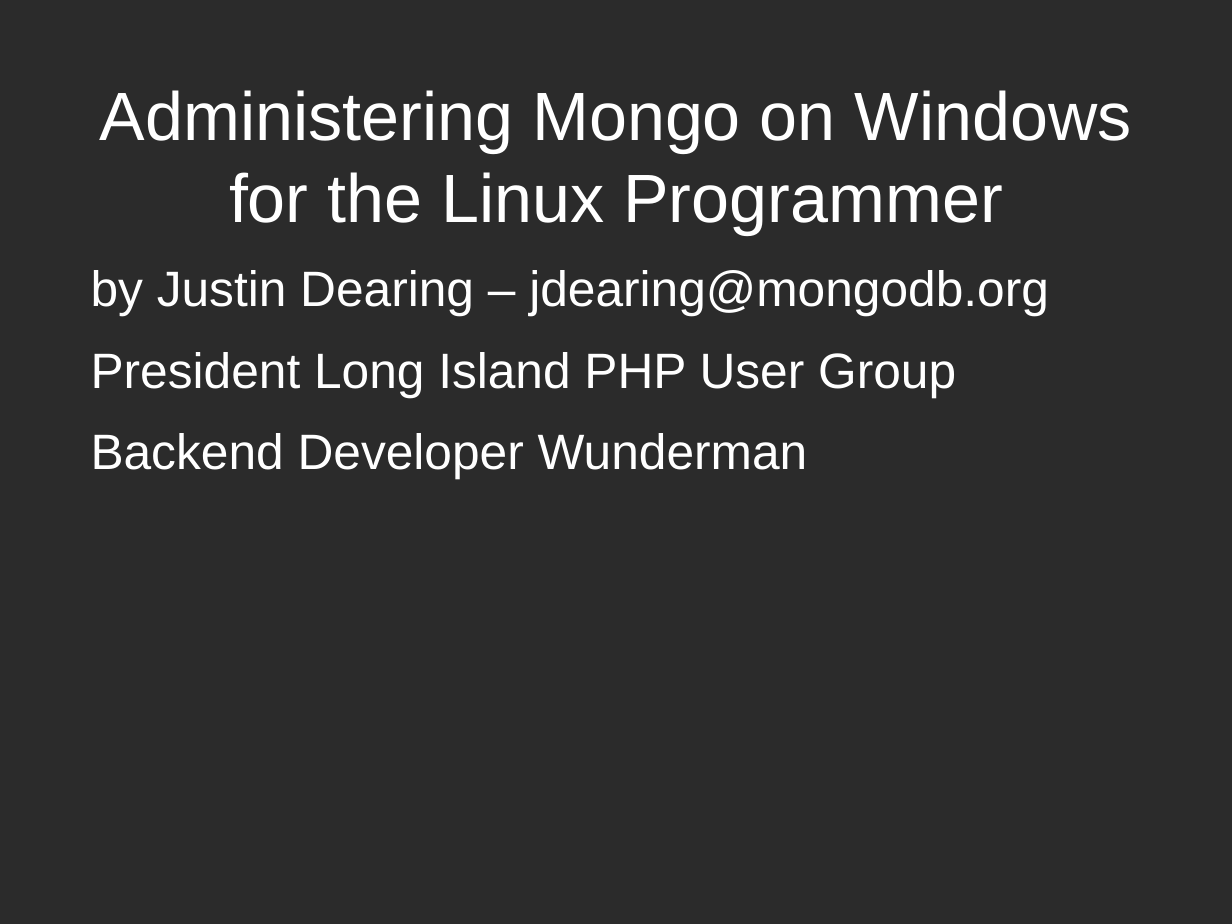
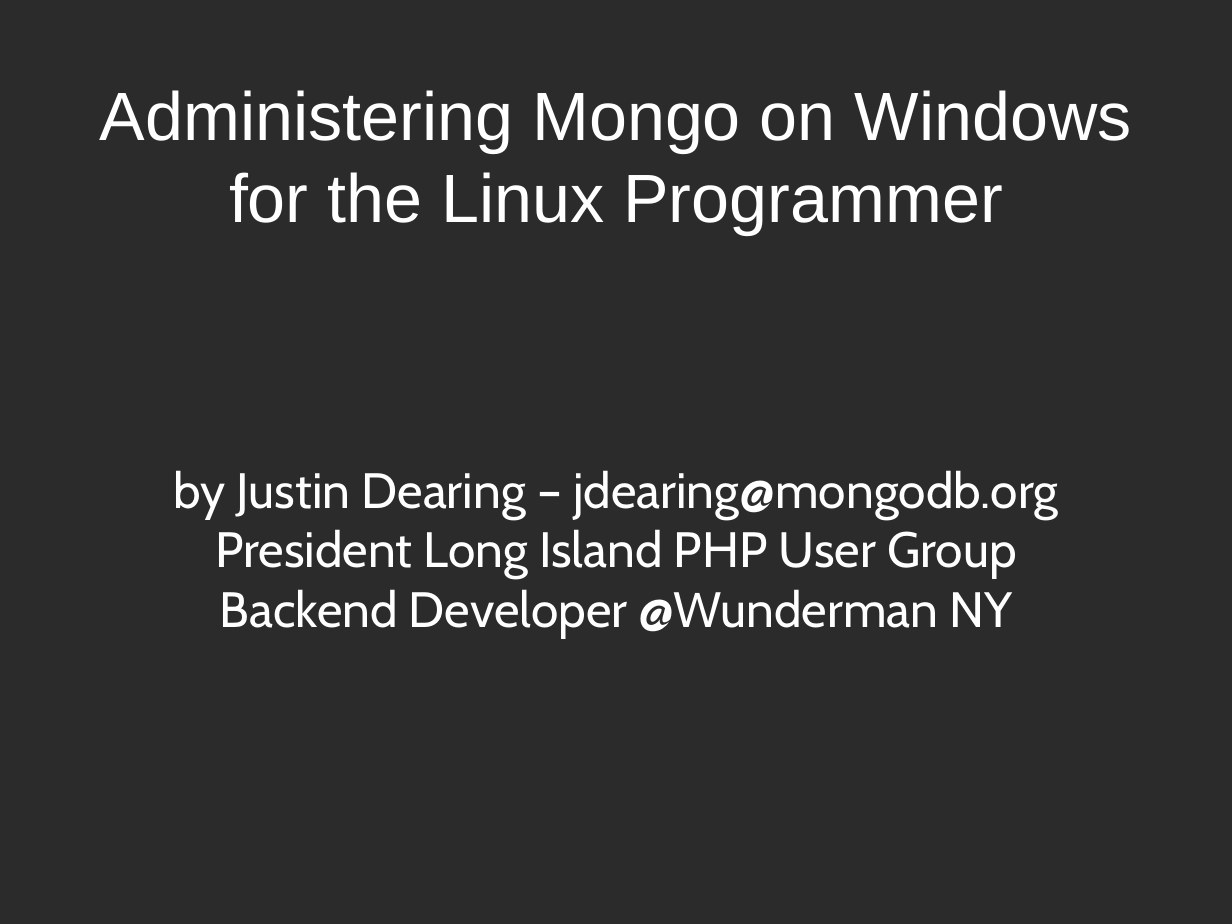
Before and after one commit to zippy1981/TalkMaterials, a slide deck: slide 1 of MongoMeetup/2010-July/Mongo Windows Administration for the Unix Programmer.odp. Drawn at 1232x924 pixels with LibreOffice and Linux fonts; fonts in the diff are those of the drawing; background and template pictures are left out; a plain dark background stands for a picture behind light text. Boxes give left, top, right and bottom in pixels: in the first picture for what was removed or moved away, otherwise in the second. Text is boxed around its words. In the diff, an @@ line names an element or a change of style, - is before the commit and + after.

```diff
--- a/MongoMeetup/2010-July/Mongo Windows Administration for the Unix Programmer.odp
+++ b/MongoMeetup/2010-July/Mongo Windows Administration for the Unix Programmer.odp
@@ subtitle "by Justin Dearing – jdearing@mongodb.org" at (x1=174, y1=470, x2=1058, y2=637): vertical alignment top to middle @@
@@ subtitle at (x1=174, y1=470, x2=1058, y2=578): font Arial to Cabin in "by Justin Dearing – jdearing@mongodb.org", "President Long Island PHP User Group"; alignment left to centre; less space between paragraphs @@
@@ subtitle at (x1=220, y1=589, x2=1012, y2=637): text changed; font Arial to Cabin @@
-Backend Developer Wunderman
+Backend Developer @Wunderman NY
```
Also in this commit, not shown: 10 other slides changed, 13 slides added.
